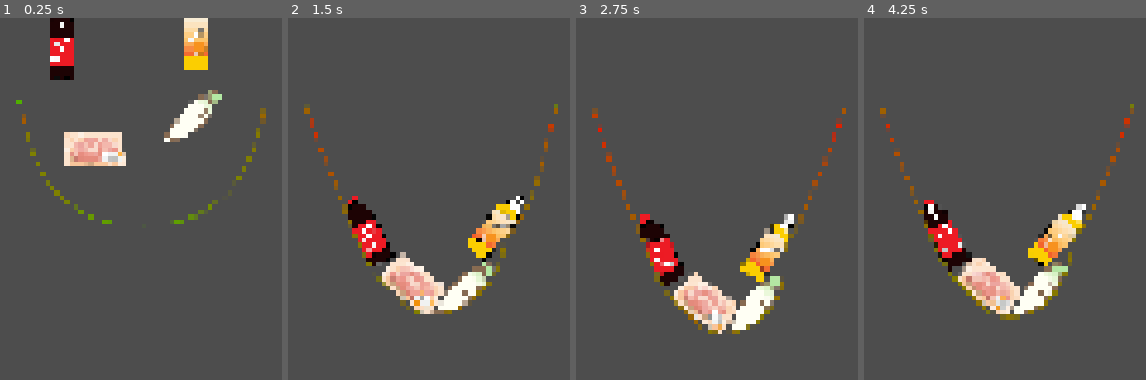
Above: before the commit, frames 1-4 (left to right).
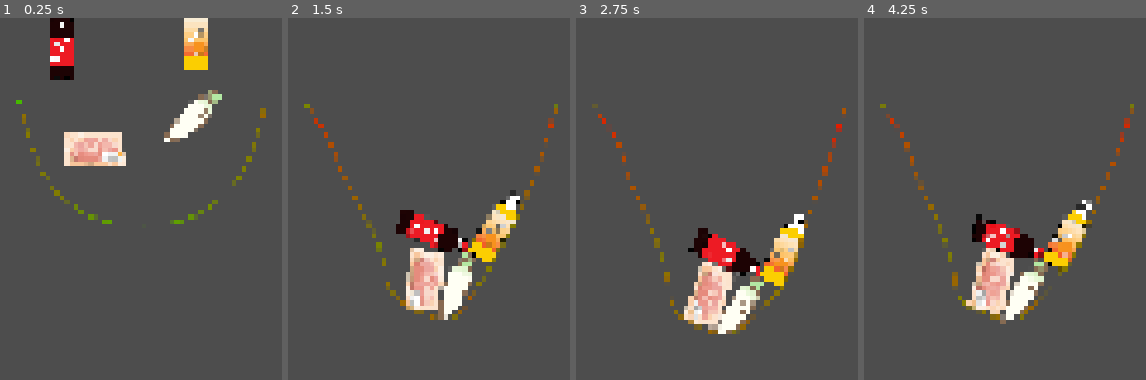
Above: after the commit, the same moments.

Repository: MakuroSama/gouDouJam5
Game: Godot game, scene res://EuroTestScene.tscn
Same seed, same stepped clock (60 frames per second), same inputs: the game is played once before the commit and once after it. This scene is started directly instead of the project's main scene.
Inputs (mouse positions are in pixels of both pictures, inside the frame that each line leads up to):
- Up to frame 1 (0.25 s): no input
- Up to frame 2 (1.5 s): move the mouse to (outside the picture) at 0.52 s; click (outside the picture) at 0.67 s; drag from (outside the picture) to (outside the picture) at 1.27 s
- Up to frame 3 (2.75 s): move the mouse to (outside the picture) at 2.02 s; click (outside the picture) at 2.17 s
- Up to frame 4 (4.25 s): drag from (outside the picture) to (outside the picture) at 2.77 s; move the mouse to (1086, 242) at 3.52 s; click (1086, 242) at 3.67 s

The runs differ from the first frame. In frame 1, 0.3% of the frame differs, in the area x 7-95%, y 26-56%; in frame 2, 9.9%; in frame 3, 11%, in the area x 5-95%, y 23-88%; in frame 4, 11%.

Commit message:
袋の当たり判定修正

Diff:
--- a/bag.gd
+++ b/bag.gd
@@ -155,8 +155,12 @@
 	_connect_hooks()
 
 	queue_redraw()
-
-
+	for child in links[0].get_children():
+		if child is CollisionShape2D or child is CollisionPolygon2D:
+			child.disabled = true
+	for child in links[links.size()-1].get_children():
+		if child is CollisionShape2D or child is CollisionPolygon2D:
+			child.disabled = true
 # ============================================================
 # CREATE LINK
 # ============================================================
--- a/project.godot
+++ b/project.godot
@@ -19,6 +19,7 @@
 
 window/size/viewport_width=1920
 window/size/viewport_height=1080
+window/size/mode=4
 window/stretch/mode="canvas_items"
 window/stretch/aspect="expand"
 
